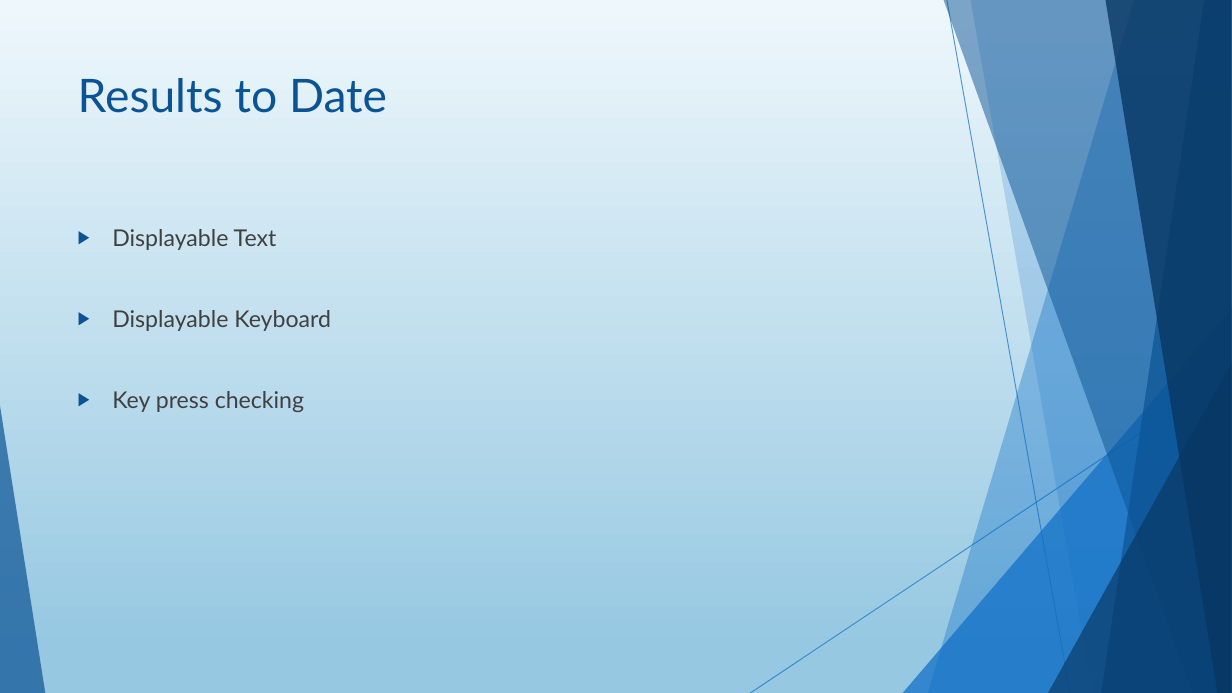
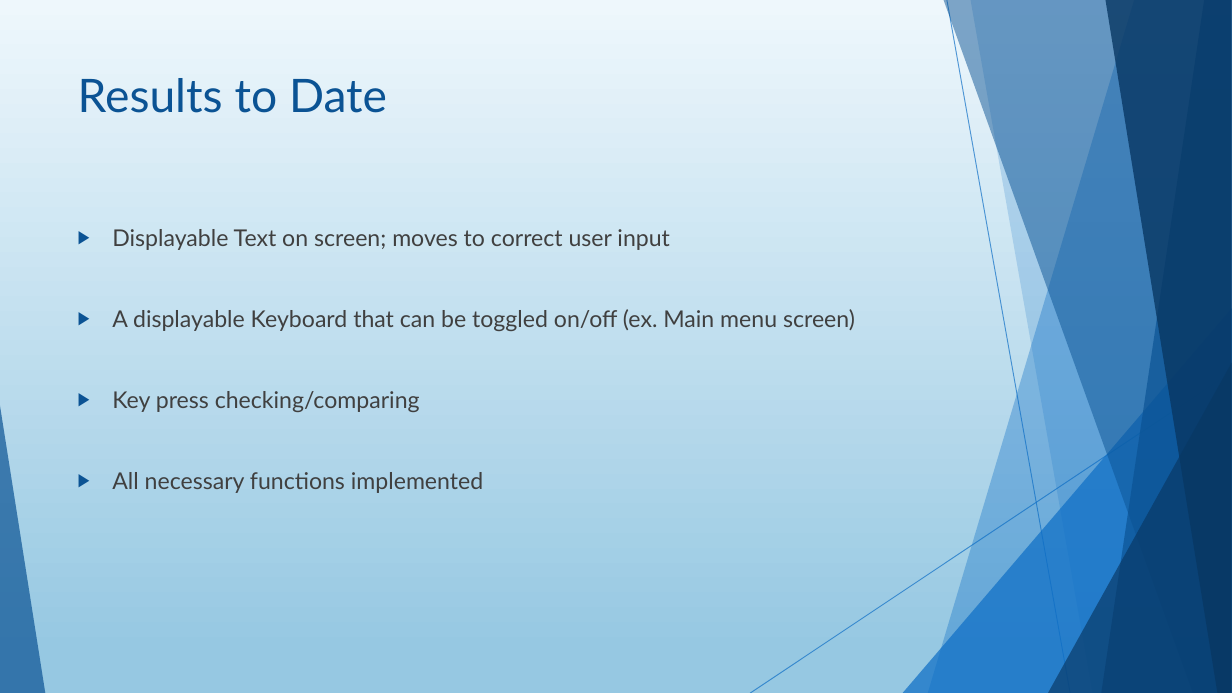
Before and after one commit to Harrison-Palmer/Typing-Tutor, a slide deck: slide 4 of TypingTutorPowerPoint.pptx (slide 5 before the commit). Drawn at 1232x693 pixels with LibreOffice and Linux fonts; fonts in the diff are those of the drawing. Boxes give left, top, right and bottom in pixels: in the first picture for what was removed or moved away, otherwise in the second. Text is boxed around its words. In the diff, an @@ line names an element or a change of style, - is before the commit and + after.

Commit message:
completed powerpoint
hh

```diff
--- a/TypingTutorPowerPoint.pptx
+++ b/TypingTutorPowerPoint.pptx
@@ text at box(112, 229, 855, 493): text changed @@
-▶ Displayable Text
-▶ Displayable Keyboard
-▶ Key press checking
+▶ Displayable Text on screen; moves to correct user input
+▶ A displayable Keyboard that can be toggled on/off (ex. Main menu screen)
+▶ Key press checking/comparing
+▶ All necessary functions implemented
```
Also in this commit, not shown: 4 other slides changed.
